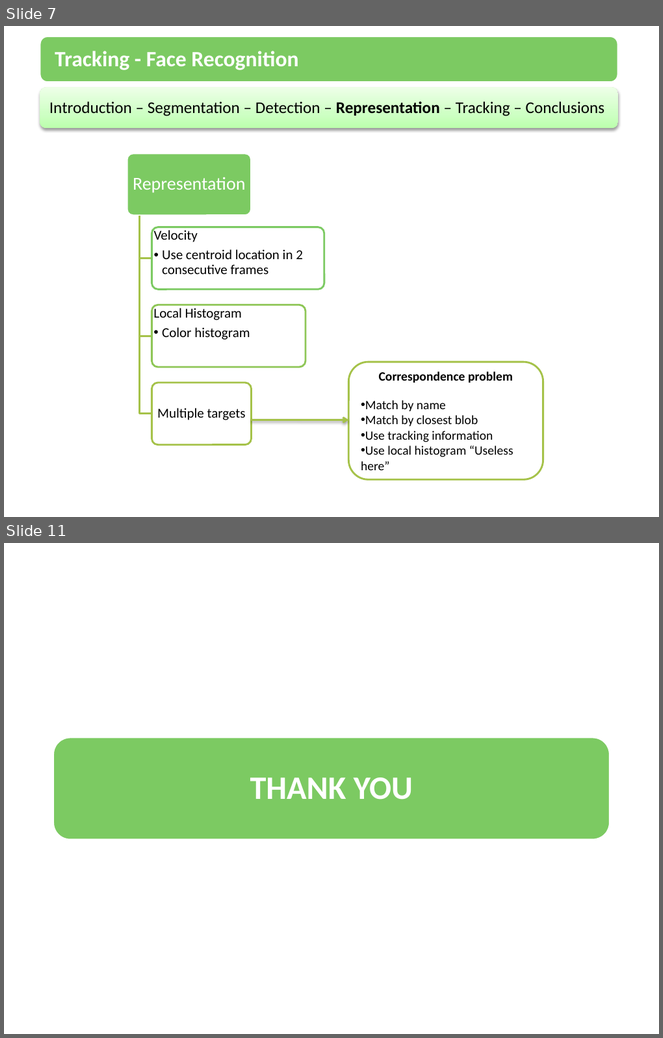
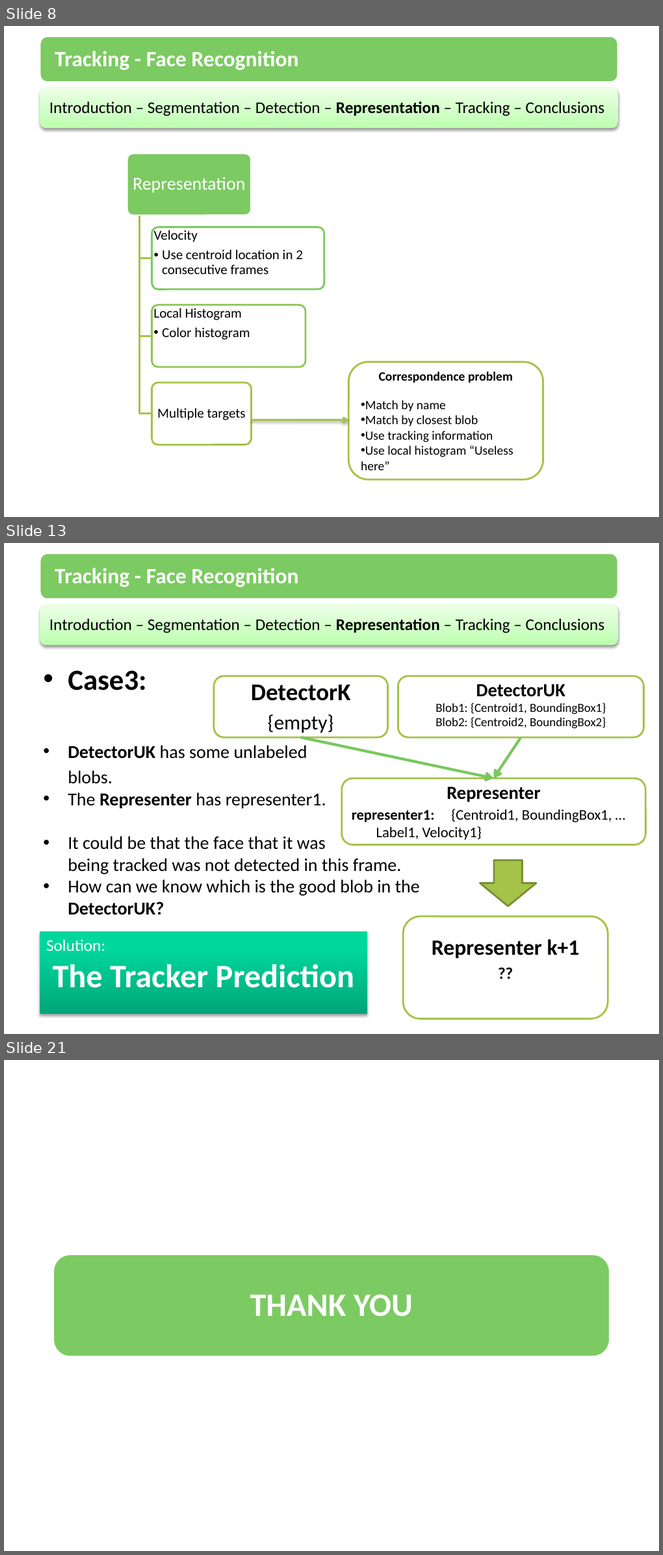
Before and after one commit to amounir86/mcvai-tracking, a slide deck: trunk/Presentation/Tracking.pptx. Shown one above the other, each under a label of ours: slides 7 and 11 before the commit, slides 8, 13 and 21 after it; the slides between them are not shown. The pictures are 663x1038 and 663x1555 pixels, drawn with LibreOffice and Linux fonts; fonts in the diff are those of the drawing. Boxes give left, top, right and bottom in pixels: in the first picture for what was removed or moved away, otherwise in the second. Text is boxed around its words. In the diff, an @@ line names an element or a change of style, - is before the commit and + after.

```diff
--- a/trunk/Presentation/Tracking.pptx
+++ b/trunk/Presentation/Tracking.pptx
@@ slide 13 added at (x1=4, y1=543, x2=659, y2=1034), background #FFFFFF @@
@@ rounded rectangle added at (x1=40, y1=553, x2=619, y2=600), fill #7CCA62, outline #FFFFFF 2 pt @@
@@ text added at (x1=55, y1=568, x2=298, y2=587), 24 pt, text #FFFFFF, bold @@
+Tracking - Face Recognition
@@ rounded rectangle added at (x1=40, y1=605, x2=619, y2=646), fill gradient #BCFFAD to #CFFFC5 to #ECFFE9 @@
@@ text added at (x1=50, y1=618, x2=605, y2=633), 18 pt, text #000000 @@
+Introduction – Segmentation – Detection – Representation – Tracking – Conclusions
@@ text added at (x1=68, y1=670, x2=420, y2=915), 20 pt, text #000000 @@
+• Case3:
+• DetectorUK has some unlabeled
+blobs.
+• The Representer has representer1.
+• It could be that the face that it was
+being tracked was not detected in this frame.
+• How can we know which is the good blob in the
+DetectorUK?
@@ rounded rectangle added at (x1=214, y1=676, x2=388, y2=737), fill #FFFFFF, outline #A5C249 2 pt, 26.4 pt, text #000000, bold @@
+DetectorK
+{empty}
@@ rounded rectangle added at (x1=399, y1=676, x2=644, y2=737), fill #FFFFFF, outline #A5C249 2 pt, 13.6 pt, text #000000 @@
+DetectorUK
+Blob1: {Centroid1, BoundingBox1}
+Blob2: {Centroid2, BoundingBox2}
@@ arrow added from (301, 737) to (494, 778), #78C85D 3 pt @@
@@ arrow added from (521, 737) to (494, 778), #78C85D 3 pt @@
@@ rounded rectangle added at (x1=342, y1=778, x2=646, y2=845), fill #FFFFFF, outline #A5C249 2 pt, 16.1 pt, text #000000 @@
+Representer
+representer1: {Centroid1, BoundingBox1, … Label1, Velocity1}
@@ down arrow added at (x1=480, y1=860, x2=537, y2=906), fill #A5C249, outline #7A9036 2 pt @@
@@ rectangle added at (x1=40, y1=932, x2=367, y2=1015), fill gradient #00A679 to #00D89D to #00D99E, 36 pt, text #FFFFFF, bold @@
+Solution:
+The Tracker Prediction
@@ rounded rectangle added at (x1=403, y1=917, x2=608, y2=1019), fill #FFFFFF, outline #A5C249 2 pt, 24 pt, text #000000, bold @@
+Representer k+1
+??
@@ what was slide 7 is now slide 8 @@
@@ what was slide 11 is now slide 21 @@
```
Also in this commit, not shown: 3 slides changed, 10 other slides added, 1 slide removed.
